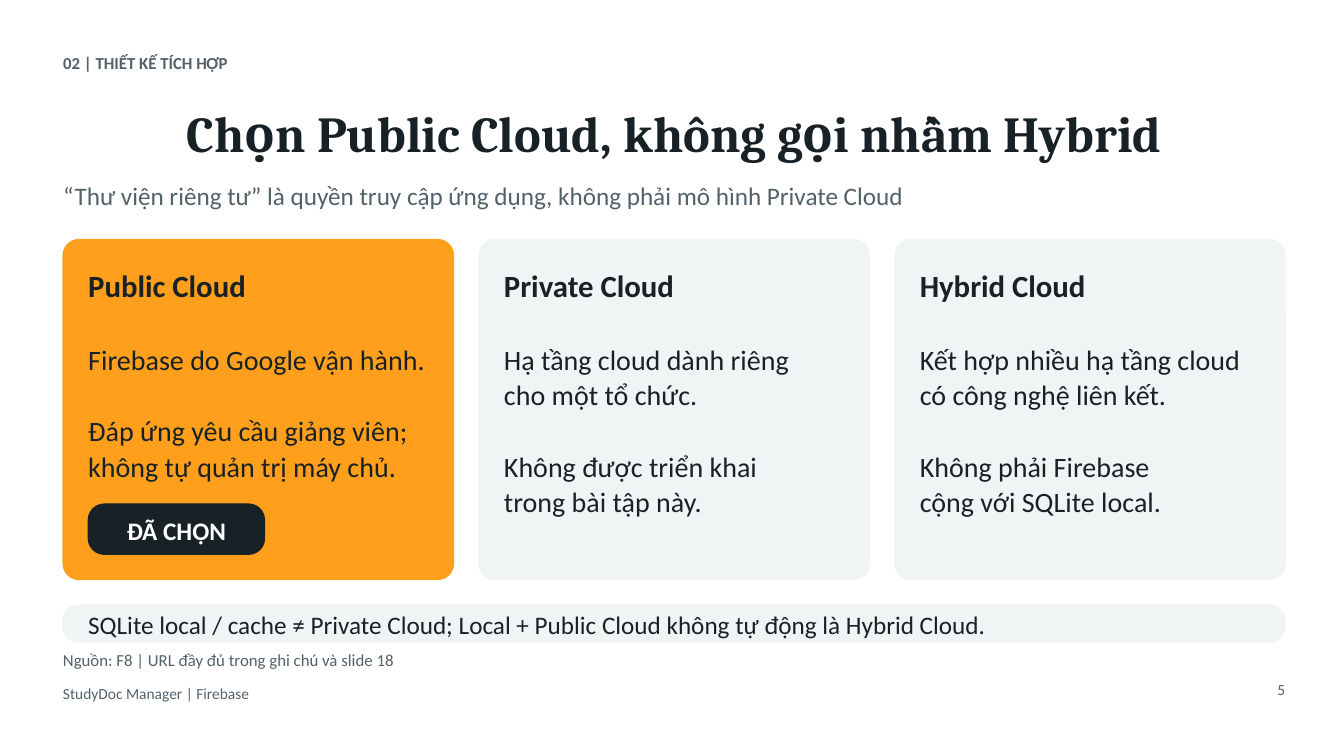
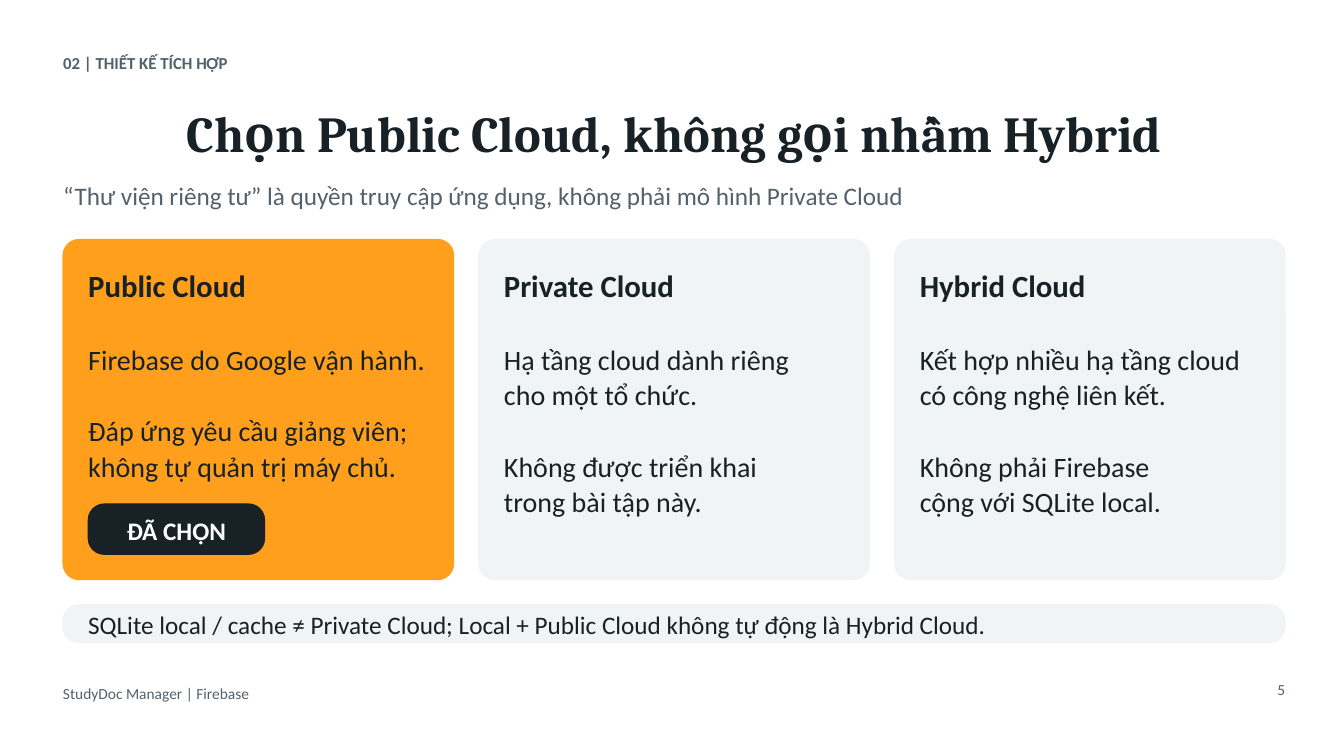
Before and after one commit to tungcorn/mobile_th1_qly_hoc_tap, a slide deck: slide 5 of SLIDE_FIREBASE_CLOUD_DMS.pptx. Drawn at 1344x756 pixels with LibreOffice and Linux fonts; fonts in the diff are those of the drawing. Boxes give left, top, right and bottom in pixels: in the first picture for what was removed or moved away, otherwise in the second. Text is boxed around its words. In the diff, an @@ line names an element or a change of style, - is before the commit and + after.

```diff
--- a/SLIDE_FIREBASE_CLOUD_DMS.pptx
+++ b/SLIDE_FIREBASE_CLOUD_DMS.pptx
@@ text removed at [63,653,394,669] @@
-Nguồn: F8 | URL đầy đủ trong ghi chú và slide 18
```
Also in this commit, not shown: 10 other slides changed.
